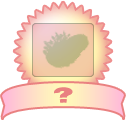
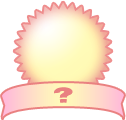
Revision of a layered w=126, h=120 image; what changed, layer by layer:
hid group "burrito" (1st of 2) (3 layers) over bbox(32, 23, 94, 77)
